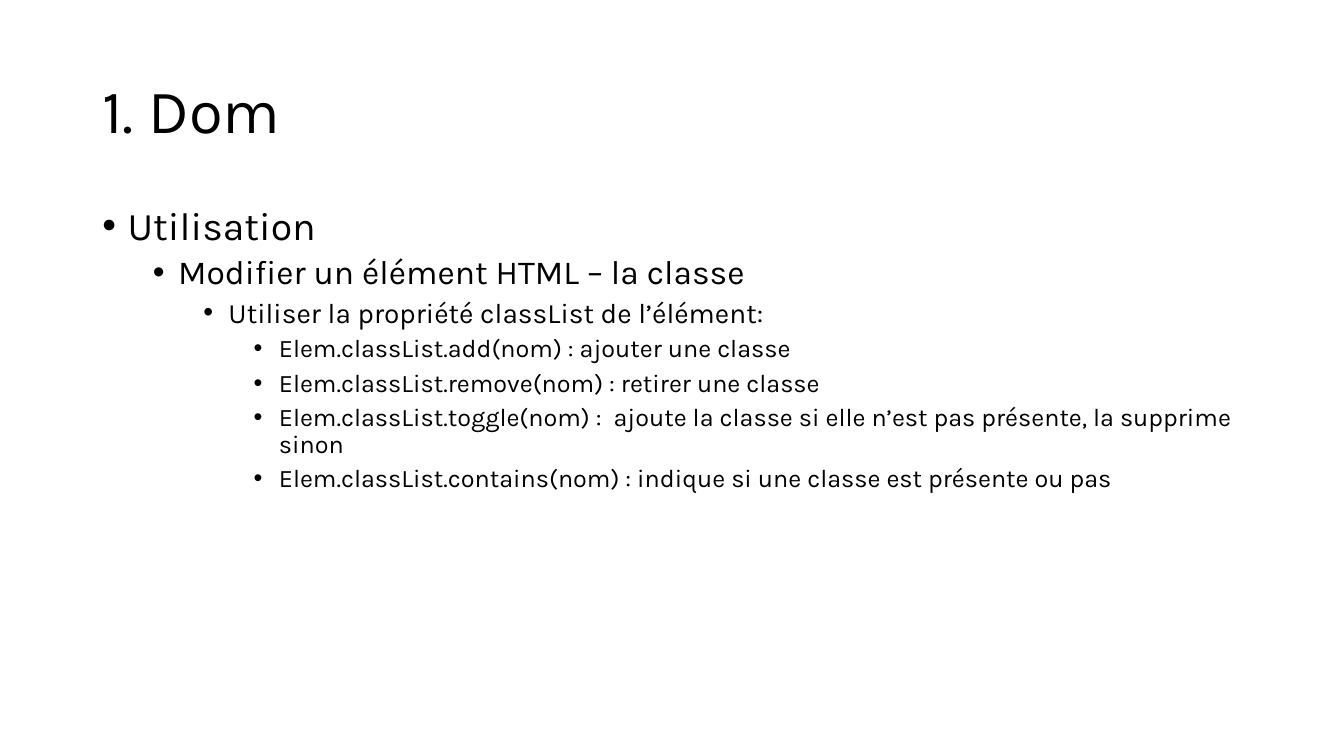
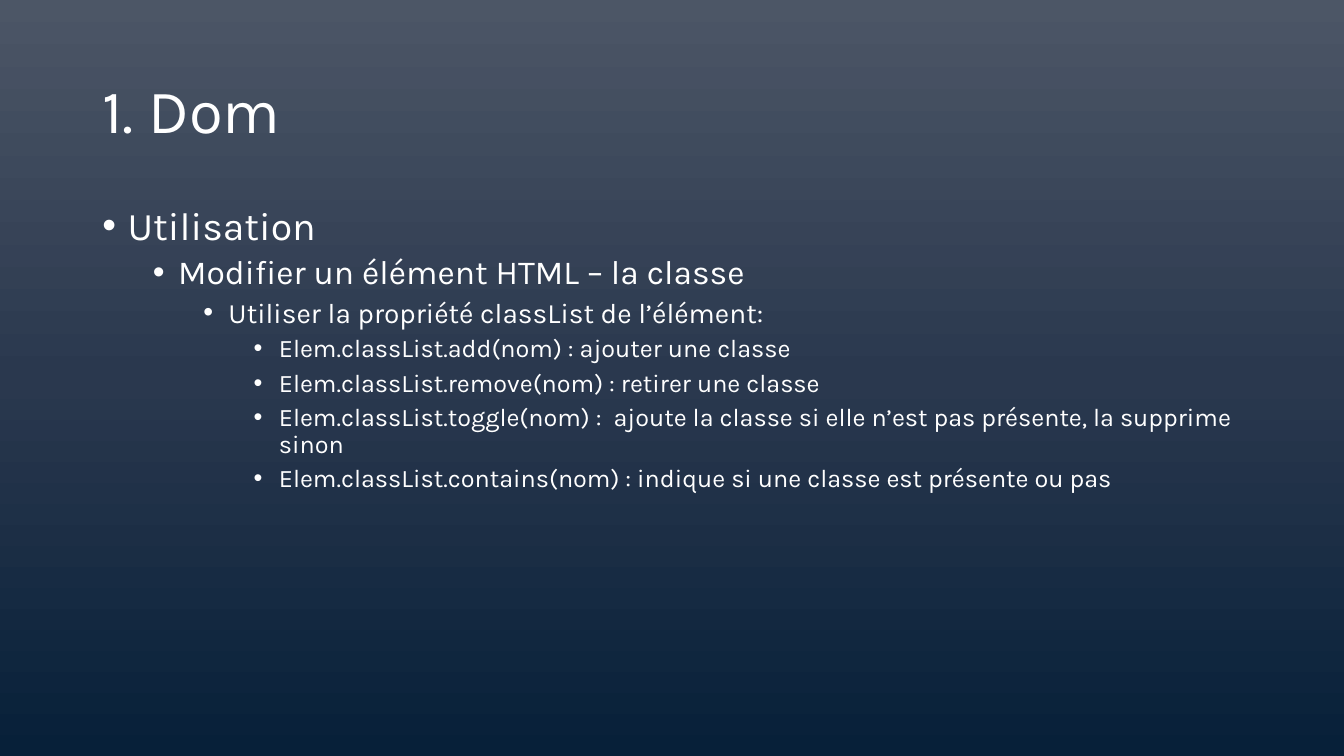
Before and after one commit to LJKhnor/Chapitre-7, a slide deck: slide 18 of Chapitre 7.pptx. Drawn at 1344x756 pixels with LibreOffice and Linux fonts; fonts in the diff are those of the drawing. Boxes give left, top, right and bottom in pixels: in the first picture for what was removed or moved away, otherwise in the second. Text is boxed around its words. In the diff, an @@ line names an element or a change of style, - is before the commit and + after.

```diff
--- a/Chapitre 7.pptx
+++ b/Chapitre 7.pptx
@@ background #FFFFFF to gradient #4D5667 to #2B394F to #072139 @@
@@ title "1. Dom" at (102,94,280,134): text colour #000000 to #FFFFFF @@
@@ text "Utilisation" at (128,213,1231,493): text colour #000000 to #FFFFFF @@
```
Also in this commit, not shown: 34 other slides changed, 2 slides added, 3 slides removed, 1 other file.
